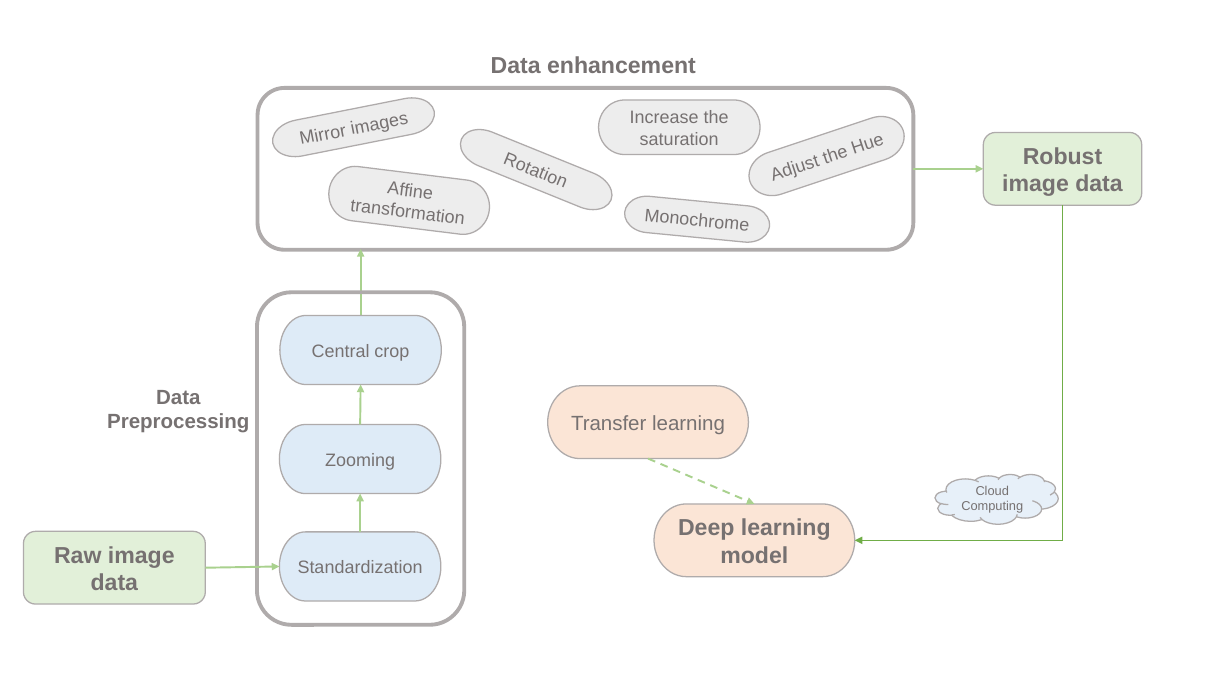
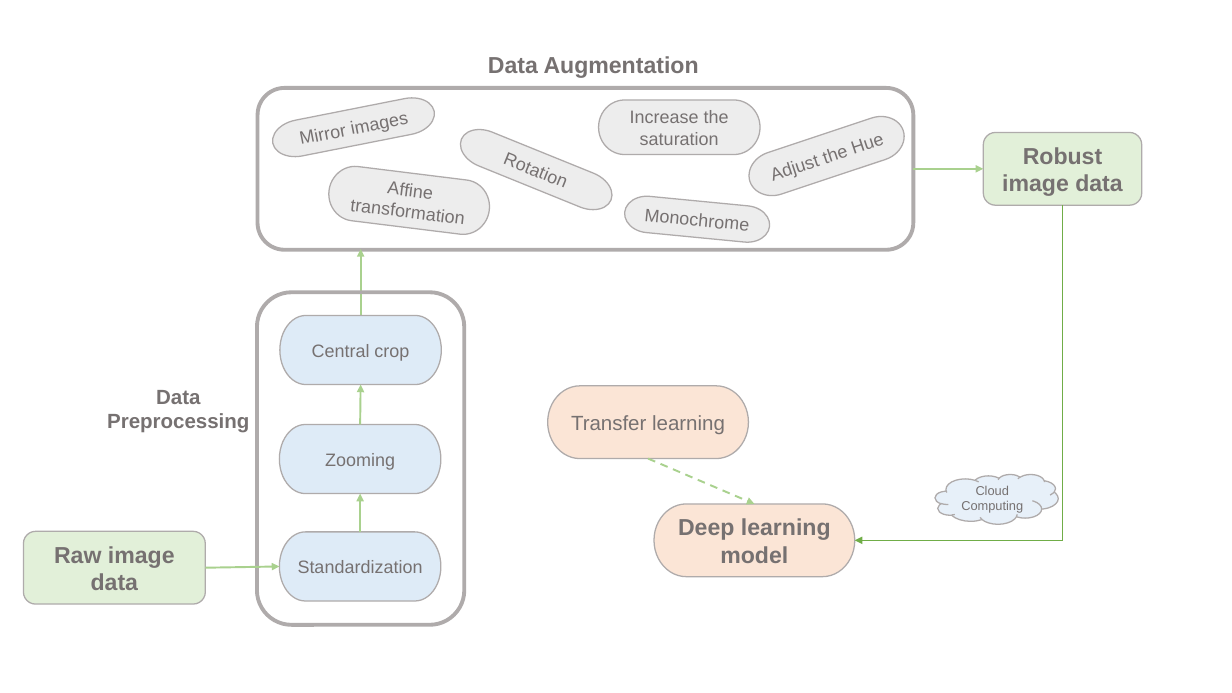
Before and after one commit to FelixLin99/Kaggle_SDNET, a slide deck: slide 1 of tmp/img/tmp.pptx. Drawn at 1232x693 pixels with LibreOffice and Linux fonts; fonts in the diff are those of the drawing. Boxes give left, top, right and bottom in pixels: in the first picture for what was removed or moved away, otherwise in the second. Text is boxed around its words. In the diff, an @@ line names an element or a change of style, - is before the commit and + after.

```diff
--- a/tmp/img/tmp.pptx
+++ b/tmp/img/tmp.pptx
@@ text at (x1=488, y1=56, x2=699, y2=78): text changed @@
-Data enhancement
+Data Augmentation
```
Also in this commit, not shown: 6 other files.
